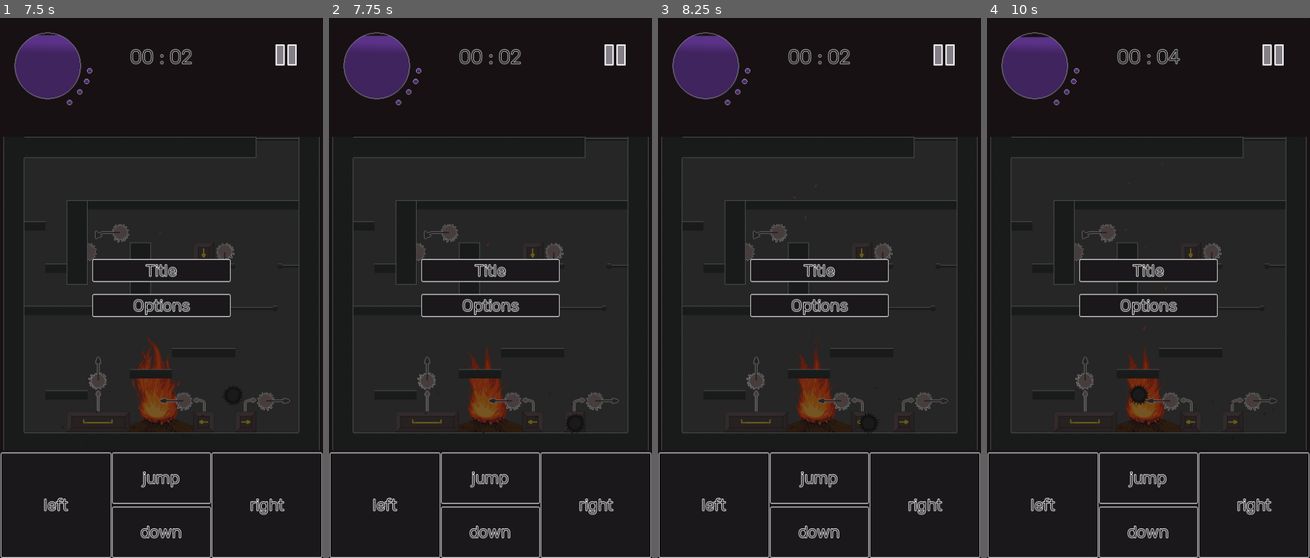
Above: before the commit, frames 1-4 (left to right).
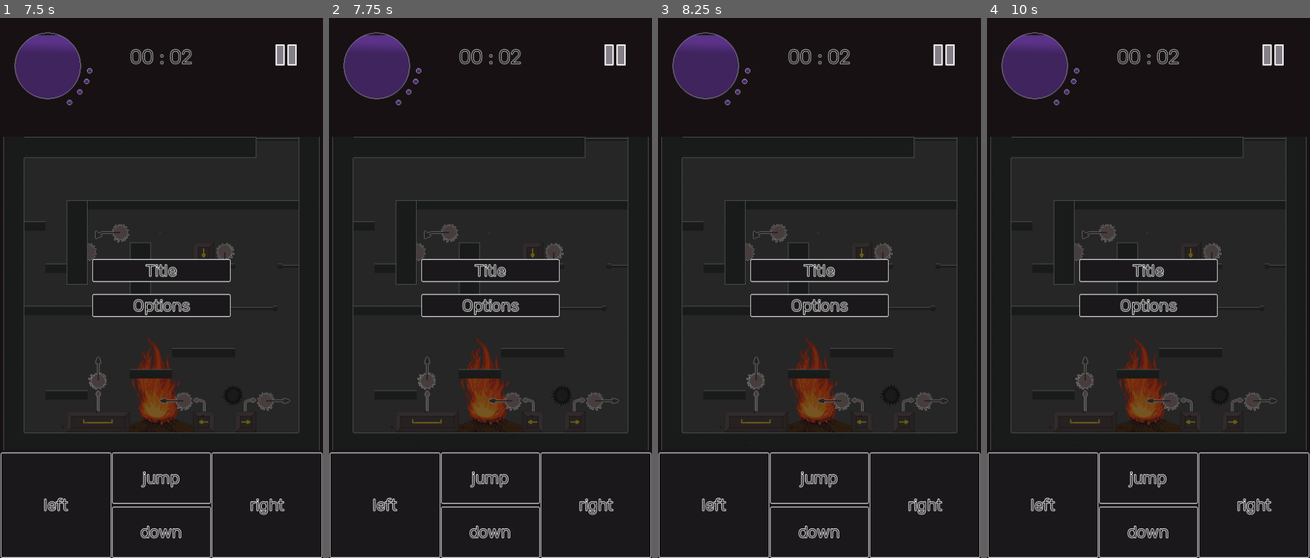
Above: after the commit, the same moments.

Repository: Arctia/42-GameJam
Game: Godot game, scene res://src/UI/title_screen.tscn
Same seed, same stepped clock (60 frames per second), same inputs: the game is played once before the commit and once after it. Sound files missing from this copy of the repository are replaced by a short silence.
Inputs:
- Up to frame 1 (7.5 s): click "PLAY" at 0.5 s; click "PLAY" at 1.25 s; hold Down (duck) 2.03-2.78 s; hold Right (move_right) 2.03-3.5 s; tap Space (jump) at 2.27, 3.02, 5, 6.02, 6.77 s; tap Enter at 2.75 s; tap Down (duck) at 2.85, 5.85, 7.35 s; click "skip" at 3.5 s; click "skip" at 4.25 s; hold A (move_left) 5.03-5.78 s; hold Down (duck) 5.03-5.78 s; hold Right (move_right) 5.78-7.28 s; hold Down (duck) 6.53-7.28 s; tap Escape (pause) at 7.15 s; hold A (move_left) from 7.28 s (still down)
- Up to frame 2 (7.75 s): keep holding A (move_left); tap Space (jump) at 7.52 s
- Up to frame 3 (8.25 s): release A (move_left) at 8.03 s; hold Right (move_right) from 8.03 s (still down); hold Down (duck) from 8.03 s (still down)
- Up to frame 4 (10 s): release Right (move_right) at 8.78 s; release Down (duck) at 8.78 s; hold A (move_left) from 8.78 s (still down); tap Down (duck) at 8.85 s; tap Space (jump) at 9.02, 9.77 s; hold Down (duck) from 9.53 s (still down)

Frame 1 is identical in both runs. In frame 2, 0.3% of the frame differs, in the area x 11-78%, y 3-77%; in frame 3, 0.3%; in frame 4, 0.6%, in the area x 10-76%, y 3-73%.

Commit message:
arctia: Fix game pausable in dialogues, cleaning

Diff:
--- a/HUD/PauseButton.gd
+++ b/HUD/PauseButton.gd
@@ -1,9 +1,10 @@
 extends TextureButton
 
 func _input(event):
-	if event.is_action_pressed("pause"): _on_pressed()
+	if event.is_action_pressed("pause"):
+		if Game.is_pausable():
+			_on_pressed()
 
-# Called when the node enters the scene tree for the first time.
 func _on_pressed():
 	if get_tree().paused == false:
 		%Panel.visible = true
--- a/HUD/hud.gd
+++ b/HUD/hud.gd
@@ -38,11 +38,3 @@
 
 func get_time():
 	return $TimerValue.text
-
-
-func set_btn_xaxis(val):
-	pass # Replace with function body.
-
-
-func set_btn_yaxis(val):
-	pass # Replace with function body.
--- a/project.godot
+++ b/project.godot
@@ -14,6 +14,10 @@
 run/main_scene="res://src/UI/title_screen.tscn"
 config/features=PackedStringArray("4.1", "GL Compatibility")
 config/icon="res://icon.svg"
+
+[autoload]
+
+Game="*res://src/game.gd"
 
 [display]
 
--- a/src/UI/dialogue_control.gd
+++ b/src/UI/dialogue_control.gd
@@ -10,6 +10,7 @@
 @export var bg_color:Color = "#14040c"
 @export var btn_disabled:bool = false
 @export var sequential:bool = false
+@export var is_active:bool = true
 
 var sec:float = 0
 var i:int = 0
@@ -39,6 +40,7 @@
 	if not self.btn_disabled:
 		$Button.visible = true
 		$Button.disabled = false
+	Game.pausable = false
 	self.reset(dia)
 
 func reset(dia:String) -> void:
@@ -46,12 +48,15 @@
 	self.text = ""
 	self.i = 0
 	self.sec = 0
+	self.is_active = true
+
 
 func skip() -> void:
 	self.text = dialogue
 	reach_the_end.emit()
 
 func _input(event):
+	if not self.is_active: return
 	if not sequential:
 		if (event.is_action_pressed("jump")):
 			_on_button_pressed()
@@ -66,3 +71,5 @@
 		$Button.visible = false
 		self.get_tree().paused = false
 		exited.emit()
+		self.is_active = false
+		Game.pausable = true
--- a/src/UI/game_screen.gd
+++ b/src/UI/game_screen.gd
@@ -22,6 +22,7 @@
 	$AnimationPlayer.play("remove_flash")
 	HUD.get_lives(player.lives)
 	HUD.reset_time()
+	Game.pausable = true
 	#_to_new_level(Vector2.ZERO, 9)
 	#pass
 
@@ -35,6 +36,7 @@
 	if level in intermezzi:
 		$DialogueControl._play(intermezzi[level])
 		self.get_tree().paused = true
+
 	if level % 3 == 0:
 		var tween = self.create_tween()
 		tween.tween_property(%ash, "ashes_amount", 100, 0.3)
--- a/src/UI/game_screen.tscn
+++ b/src/UI/game_screen.tscn
@@ -451,6 +451,7 @@
 offset_bottom = 18.5
 dialogue = "no time to see"
 bg_color = Color(0, 0, 0, 0.768627)
+is_active = false
 
 [node name="DialogueControl2" parent="." instance=ExtResource("5_e182c")]
 process_mode = 4
@@ -471,6 +472,7 @@
 frame_rate = 0.12
 no_bg = true
 bg_color = Color(0, 0, 0, 0)
+is_active = false
 
 [node name="AudioStreamPlayer" type="AudioStreamPlayer" parent="."]
 process_mode = 3
--- a/src/Volumslider.gd
+++ b/src/Volumslider.gd
@@ -1,7 +1,6 @@
 extends Control
 
 var	background = AudioServer.get_bus_index("Master")
-
 
 func _on_h_slider_value_changed(value):
 	AudioServer.set_bus_volume_db(background, value)
--- a/src/entities/ash.gd
+++ b/src/entities/ash.gd
@@ -294,7 +294,3 @@
 
 func _game_over():
 	game_over.emit()
-
-
-func _on_gamebuttons_btn_xaxis(val):
-	pass # Replace with function body.
--- /dev/null
+++ b/src/game.gd
@@ -0,0 +1,8 @@
+extends Node
+
+var pausable : bool = true
+
+func is_pausable() -> bool:
+	if not pausable:
+		return false
+	return true
